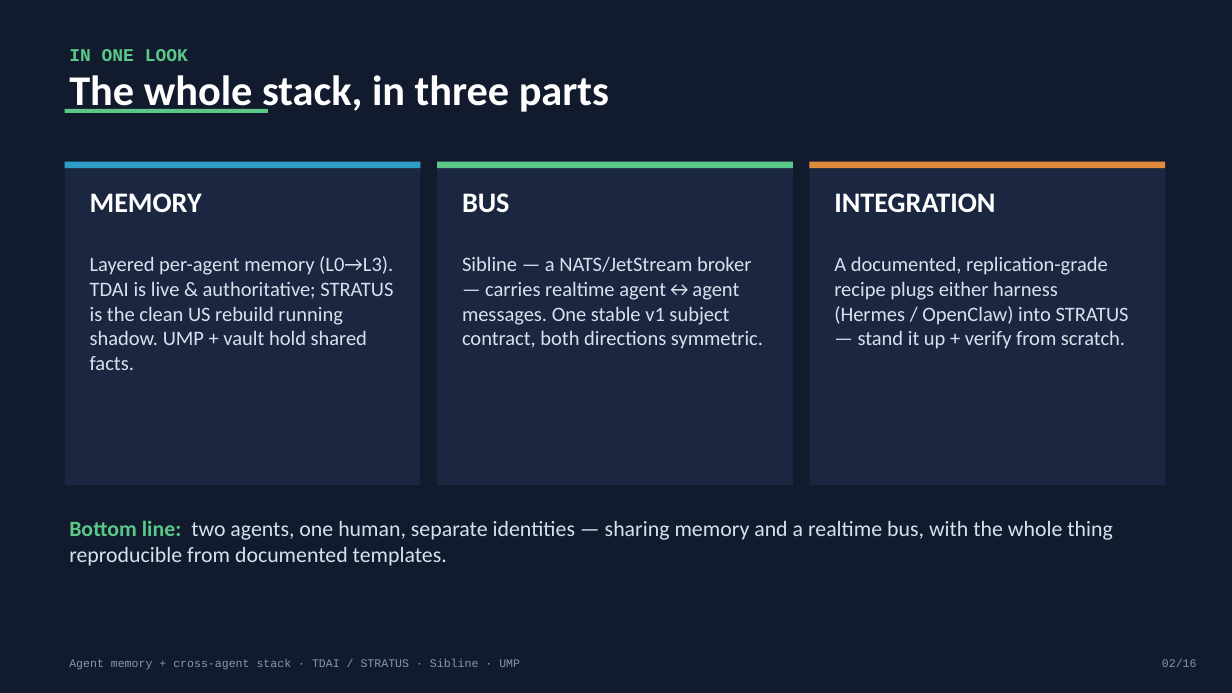
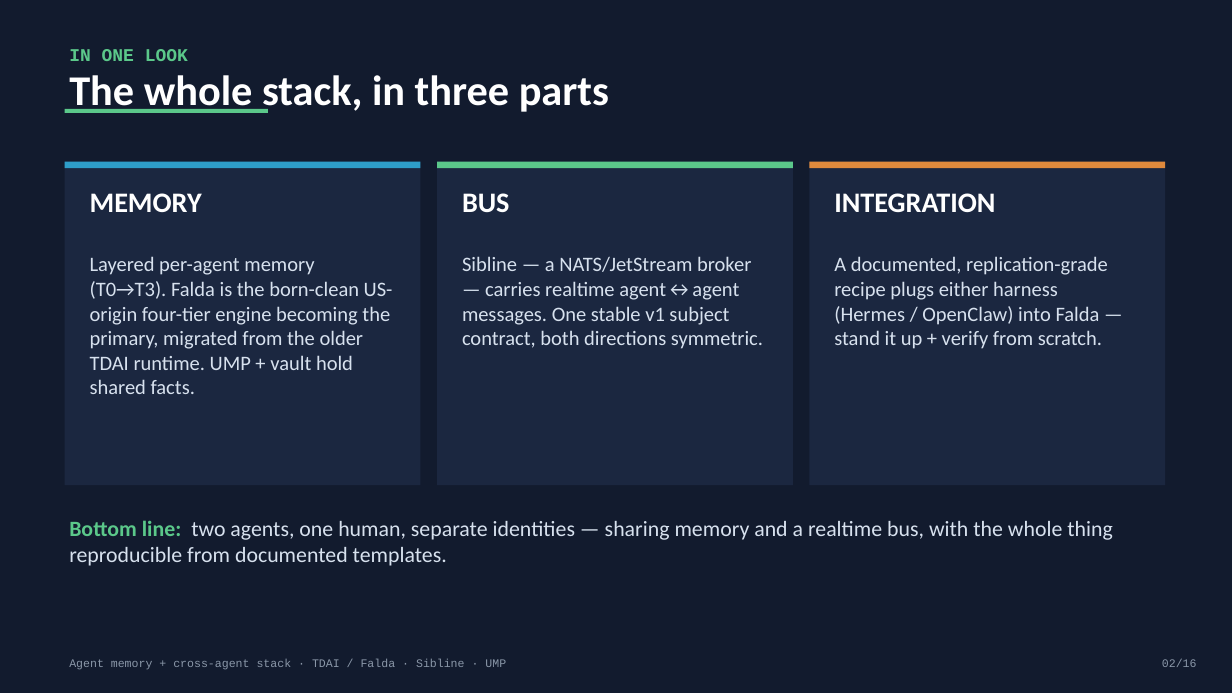
Before and after one commit to rick-stevens-ai/AGENT-MEMORY, a slide deck: slide 2 of decks/tdai-memory-system.pptx. Drawn at 1232x693 pixels with LibreOffice and Linux fonts; fonts in the diff are those of the drawing. Boxes give left, top, right and bottom in pixels: in the first picture for what was removed or moved away, otherwise in the second. Text is boxed around its words. In the diff, an @@ line names an element or a change of style, - is before the commit and + after.

Commit message:
Rename STRATUS -> Falda across whitepaper, READMEs, deck generator + deck
- Whitepaper 'TDAI, Falda, UMP'; repo URLs -> rick-stevens-ai/falda
- tdai/build_deck.py: Falda = go-forward primary, TDAI = predecessor
  being migrated from (drop 'shadow' framing); deck regenerated (16 slides)
- Old STRATUS decks archived under _archive/stratus-prerename-20260627/
- 0 stratus refs outside _archive

```diff
--- a/decks/tdai-memory-system.pptx
+++ b/decks/tdai-memory-system.pptx
@@ text at box(90, 256, 393, 394): text changed @@
-Layered per-agent memory (L0→L3). TDAI is live & authoritative; STRATUS is the clean US rebuild running shadow. UMP + vault hold shared facts.
+Layered per-agent memory (T0→T3). Falda is the born-clean US-origin four-tier engine becoming the primary, migrated from the older TDAI runtime. UMP + vault hold shared facts.
@@ text at box(834, 256, 1108, 349): text changed @@
-A documented, replication-grade recipe plugs either harness (Hermes / OpenClaw) into STRATUS — stand it up + verify from scratch.
+A documented, replication-grade recipe plugs either harness (Hermes / OpenClaw) into Falda — stand it up + verify from scratch.
@@ text at box(69, 659, 506, 670): text changed @@
-Agent memory + cross-agent stack · TDAI / STRATUS · Sibline · UMP
+Agent memory + cross-agent stack · TDAI / Falda · Sibline · UMP
```
Also in this commit, not shown: 15 other slides changed, 13 other files.
